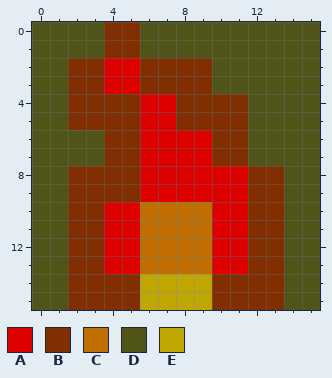
Two states of a pixel-art sprite, img/fire2.png. Above: the version before the commit.
The file is 64x64 pixels, drawn in blocks of 4x4; one block is one cell here.
Palette (. is transparent): A #df0000  B #812e00  C #c06e00  D #505418  E #c0a600
Now the later version:
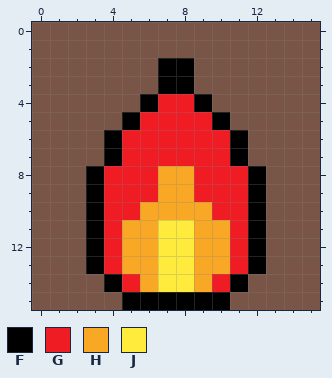
Colours new in this view: F #000000  G #ef1c23  H #f9a825  J #ffeb3b
Edits made:
{"colour":"D","old":"#505418","new":"#795548"}
{"y":0,"x":4,"old":"BB","new":"DD"}
{"y":1,"x":4,"old":"BB","new":"DD"}
{"y":2,"x":2,"old":"BBAABBBB","new":"DDDDDFFD"}
{"y":3,"x":2,"old":"BBAABBBB","new":"DDDDDFFD"}
{"y":4,"x":2,"old":"BBBBAABBBB","new":"DDDDFGGFDD"}
{"y":5,"x":2,"old":"BBBBAABBBB","new":"DDDFGGGGFD"}
{"y":6,"x":4,"old":"BBAAAABB","new":"FGGGGGGF"}
{"y":7,"x":4,"old":"BBAAAABB","new":"FGGGGGGF"}
{"y":8,"x":2,"old":"BBBBAAAAAABB","new":"DFGGGHHGGGFD"}
{"y":9,"x":2,"old":"BBBBAAAAAABB","new":"DFGGGHHGGGFD"}
{"y":10,"x":2,"old":"BBAACCCCAABB","new":"DFGGHHHHGGFD"}
{"y":11,"x":2,"old":"BBAACCCCAABB","new":"DFGHHJJHHGFD"}
{"y":12,"x":2,"old":"BBAACCCCAABB","new":"DFGHHJJHHGFD"}
{"y":13,"x":2,"old":"BBAACCCCAABB","new":"DFGHHJJHHGFD"}
{"y":14,"x":2,"old":"BBBBEEEEBBBB","new":"DDFGHJJHGFDD"}
{"y":15,"x":2,"old":"BBBBEEEEBBBB","new":"DDDFFFFFFDDD"}
{"label":"changed","picture_box":[32,22,320,310]}
